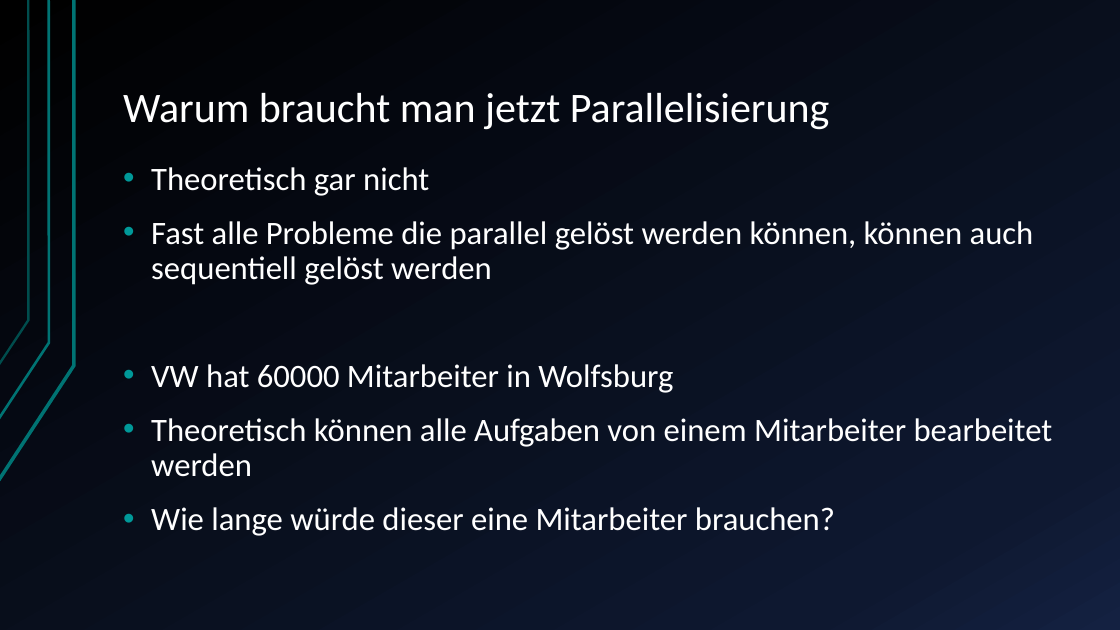
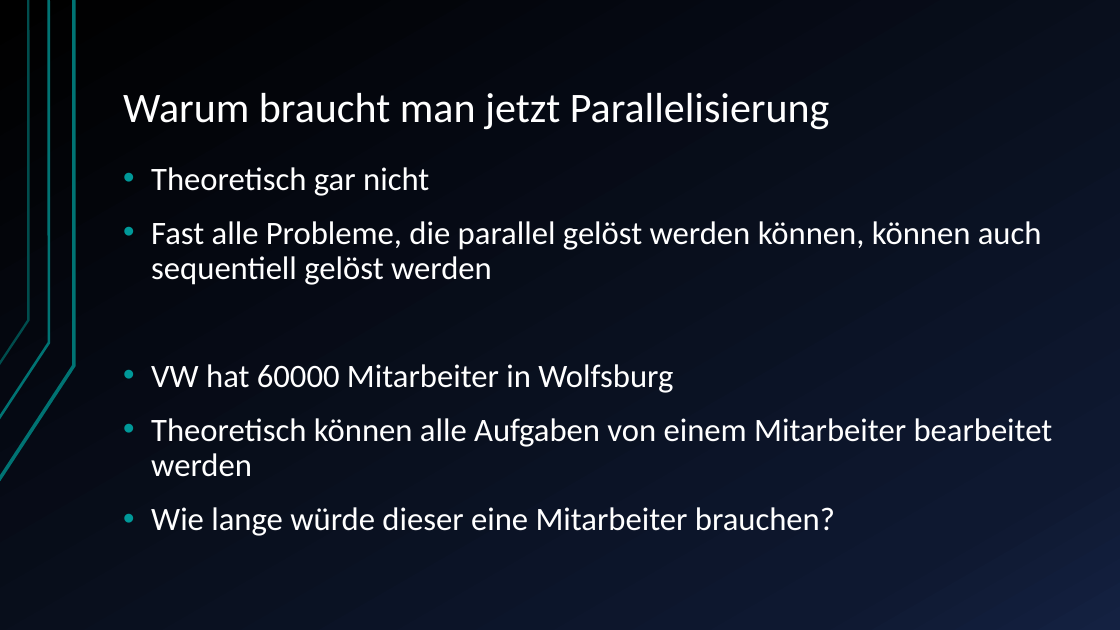
Before and after one commit to JuSteif/Parallelisierung, a slide deck: slide 20 of Ausblick Parallelisierung von Prozessen.pptx. Drawn at 1120x630 pixels with LibreOffice and Linux fonts; fonts in the diff are those of the drawing. Boxes give left, top, right and bottom in pixels: in the first picture for what was removed or moved away, otherwise in the second. Text is boxed around its words. In the diff, an @@ line names an element or a change of style, - is before the commit and + after.

```diff
--- a/Ausblick Parallelisierung von Prozessen.pptx
+++ b/Ausblick Parallelisierung von Prozessen.pptx
@@ text at (x1=151, y1=221, x2=1042, y2=285): text changed @@
-• Fast alle Probleme die parallel gelöst werden können, können auch sequentiell gelöst werden
+• Fast alle Probleme, die parallel gelöst werden können, können auch sequentiell gelöst werden
```
Also in this commit, not shown: 10 other slides changed, 1 other file.
